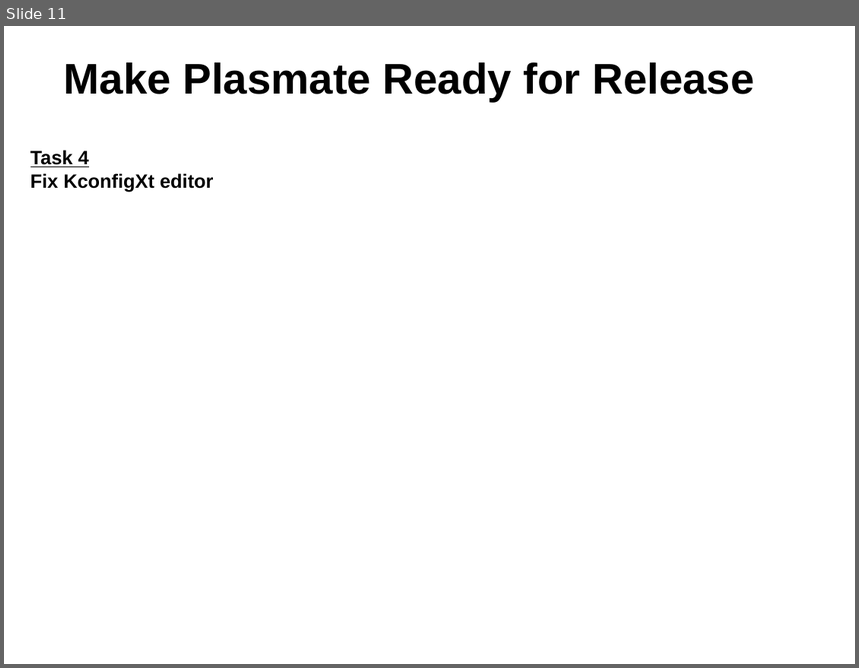
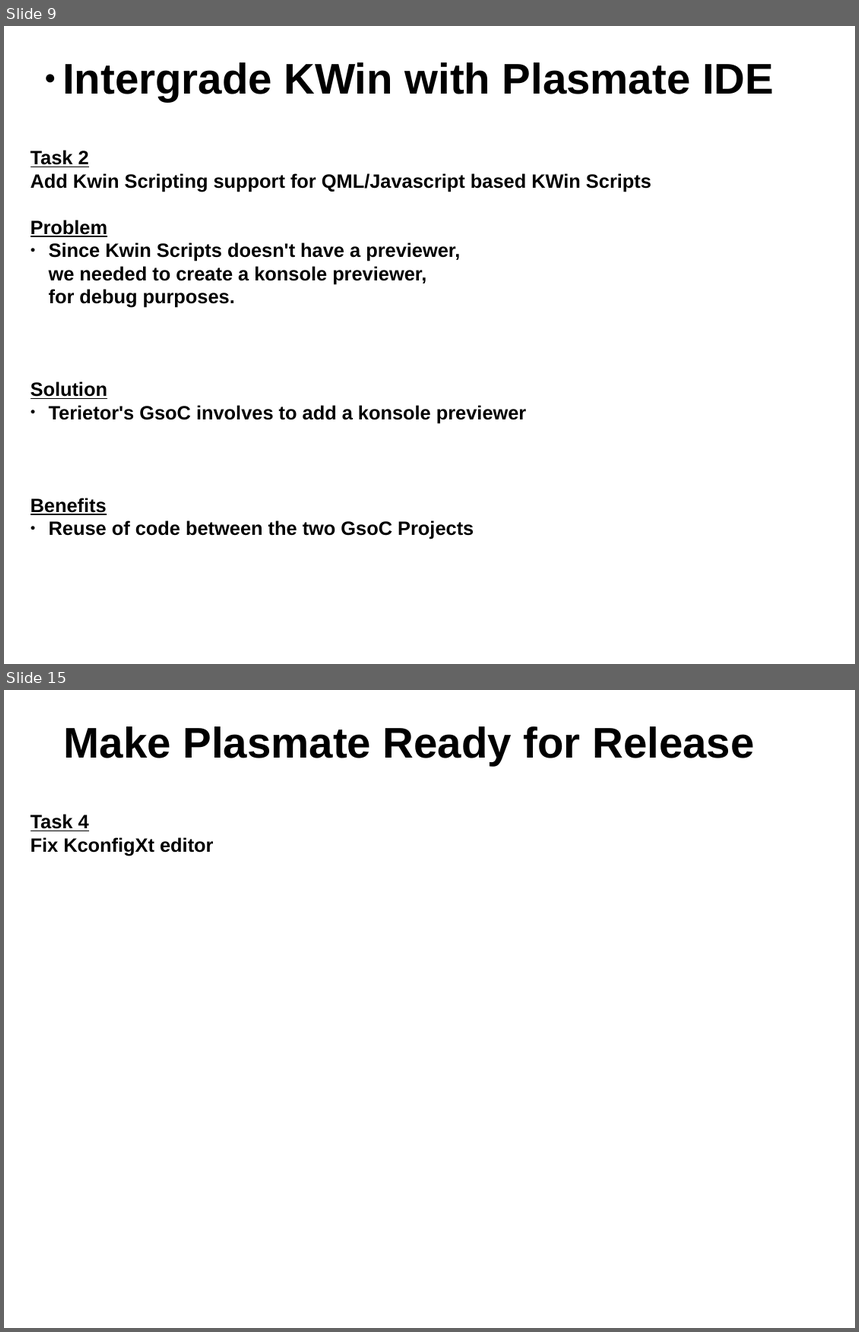
Before and after one commit to gtsiap/presenations, a slide deck: openSUSE gr Summer Camp 2012/plasmate.odp. Shown one above the other, each under a label of ours: slide 11 before the commit, slides 9 and 15 after it; the slides between them are not shown. The pictures are 859x668 and 859x1332 pixels, drawn with LibreOffice and Linux fonts; fonts in the diff are those of the drawing; background and template pictures are left out. Boxes give left, top, right and bottom in pixels: in the first picture for what was removed or moved away, otherwise in the second. Text is boxed around its words. In the diff, an @@ line names an element or a change of style, - is before the commit and + after.

Commit message:
Finish the slides regarding the gsoc project "Intergrade KWin with Plasmate IDE"

```diff
--- a/openSUSE gr Summer Camp 2012/plasmate.odp
+++ b/openSUSE gr Summer Camp 2012/plasmate.odp
@@ slide 9 added at <box>4,26,855,664</box>, background picture (left out) @@
@@ text added at <box>63,62,774,102</box>, 40 pt, text #000000, bold @@
+● Intergrade KWin with Plasmate IDE
@@ text added at <box>31,150,652,540</box>, 18 pt, text #000000, bold @@
+Task 2
+Add Kwin Scripting support for QML/Javascript based KWin Scripts
+Problem
+● Since Kwin Scripts doesn't have a previewer,
+  we needed to create a konsole previewer,
+  for debug purposes.
+Solution
+● Terietor's GsoC involves to add a konsole previewer
+Benefits
+● Reuse of code between the two GsoC Projects
@@ what was slide 11 is now slide 15 @@
```
Also in this commit, not shown: 4 slides changed, 3 other slides added.
